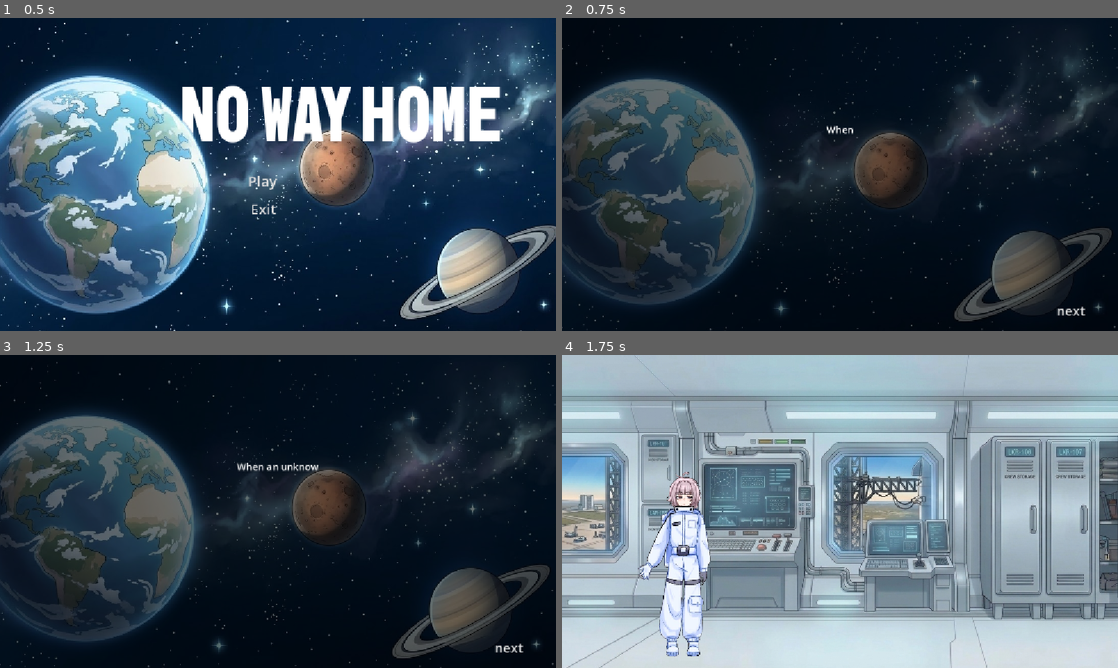
Above: before the commit, frames 1-4 (two rows, left to right).
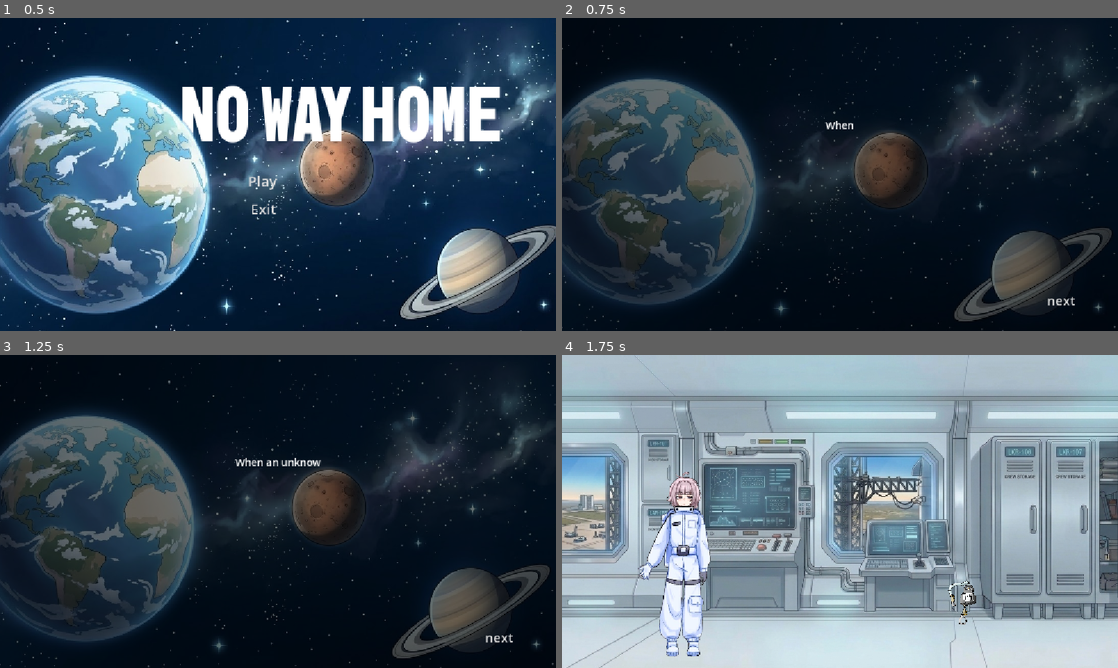
Above: after the commit, the same moments.

Repository: okspon/hakaton
Game: Godot game, scene res://tscn/main_menu.tscn
The game is run twice, just before and just after one commit, with the same random seed, the same clock (stepped at 60 frames per second) and the same inputs.
Inputs:
- Up to frame 1 (0.5 s): no input
- Up to frame 2 (0.75 s): click "Play" at 0.5 s
- Up to frame 3 (1.25 s): no input
- Up to frame 4 (1.75 s): click "next" at 1.25 s

Frame 1 is identical in both runs. In frame 2, 0.3% of the frame differs, in the area x 47-95%, y 32-96%; in frame 3, 0.5%, in the area x 42-95%, y 32-96%; in frame 4, 0.2%.

Commit message:
wwwww

Diff:
--- a/космом/code/game_scene_1.gd
+++ b/космом/code/game_scene_1.gd
@@ -1,26 +1,5 @@
 extends Node
 
-# Завантажуємо картинку відчиненої шафки (заміни назву файлу на свою з FileSystem)
-var open_locker_texture = preload("res://ю.png")
 
-# Список-інвентар, куди будуть складатися підібрані предмети
-var inventory = []
-var is_locker_open = false
-
-# Спрацьовує, коли ти натискаєш на шафку
-func _on_locker_button_pressed():
-	if not is_locker_open:
-		is_locker_open = true
-		# Міняємо картинку шафки на відчинену
-		$LockerButton.texture_normal = open_locker_texture
-		# Робимо предмет всередині видимим
-		$ItemButton.visible = true
-
-# Спрацьовує, коли ти натискаєш на предмет, що з'явився
-func _on_item_button_pressed():
-	# Додаємо предмет в інвентар
-	inventory.append("Ключ")
-	print("Предмет підібрано! В інвентарі зараз: ", inventory)
-
-	# Видаляємо предмет із шафки, бо ми його вже забрали
-	$ItemButton.queue_free()
+func _on_area_2d_input_event(viewport: Node, event: InputEvent, shape_idx: int) -> void:
+	pass # Replace with function body.
--- /dev/null
+++ b/космом/tscn/area_2d.gd
@@ -0,0 +1,7 @@
+extends Area2D
+
+
+func _on_input_event(viewport: Node, event: InputEvent, shape_idx: int) -> void:
+	if event is InputEventMouseButton:
+		if event.button_index == MOUSE_BUTTON_LEFT and event.pressed:
+			print("Предмет натиснуто!")
--- a/космом/tscn/game_scene_1.tscn
+++ b/космом/tscn/game_scene_1.tscn
@@ -4,6 +4,8 @@
 [ext_resource type="Texture2D" uid="uid://cksnojs532pws" path="res://Gemini_Generated_Image_nfjs6unfjs6unfjs.jpg" id="1_a34bk"]
 [ext_resource type="Script" uid="uid://dbjsef34kelyu" path="res://tscn/character_body_2d.gd" id="3_dsfoa"]
 [ext_resource type="Texture2D" uid="uid://by7lbvccoghmp" path="res://main_player/Untitled27_Restored_20261114145512-removebg-preview.png" id="4_ifdhf"]
+[ext_resource type="Texture2D" uid="uid://jifju3vowwfw" path="res://subject/TR.png" id="5_ifdhf"]
+[ext_resource type="Script" uid="uid://dvran4oxk3slo" path="res://tscn/area_2d.gd" id="5_v042m"]
 
 [sub_resource type="CapsuleShape2D" id="CapsuleShape2D_fg8lg"]
 radius = 101.61
@@ -14,6 +16,10 @@
 
 [sub_resource type="RectangleShape2D" id="RectangleShape2D_dsfoa"]
 size = Vector2(52, 817)
+
+[sub_resource type="CapsuleShape2D" id="CapsuleShape2D_a0unn"]
+radius = 44.0
+height = 119.59
 
 [node name="Game_scene1" type="Node2D" unique_id=1380227353]
 script = ExtResource("1_3pfi2")
@@ -50,3 +56,15 @@
 [node name="CollisionShape2D2" type="CollisionShape2D" parent="StaticBody2D" unique_id=1109850505]
 position = Vector2(21, 355)
 shape = SubResource("RectangleShape2D_dsfoa")
+
+[node name="Area2D" type="Area2D" parent="." unique_id=1989486101]
+script = ExtResource("5_v042m")
+
+[node name="Sprite2D" type="Sprite2D" parent="Area2D" unique_id=110344646]
+position = Vector2(834.75, 508.75)
+scale = Vector2(0.05395508, 0.049560547)
+texture = ExtResource("5_ifdhf")
+
+[node name="CollisionShape2D" type="CollisionShape2D" parent="Area2D" unique_id=298811403]
+position = Vector2(835, 505)
+shape = SubResource("CapsuleShape2D_a0unn")
--- a/космом/tscn/story.tscn
+++ b/космом/tscn/story.tscn
@@ -41,13 +41,13 @@
 anchor_top = 0.5
 anchor_right = 0.5
 anchor_bottom = 0.5
-offset_left = -514.0
-offset_top = -107.0
-offset_right = 514.0
-offset_bottom = 107.0
+offset_left = -564.0
+offset_top = -117.5
+offset_right = 564.0
+offset_bottom = 117.5
 grow_horizontal = 2
 grow_vertical = 2
-theme_override_font_sizes/font_size = 20
+theme_override_font_sizes/font_size = 21
 text = "When an unknown virus breaks loose at the colony on planet Q-5076c,
 the base residents are in dire need of supplies.
 You were chosen as the one in charge of delivering the cargo to those affected by the incident.
@@ -60,10 +60,10 @@
 
 [node name="next" type="Button" parent="." unique_id=1026355541]
 layout_mode = 0
-offset_left = 971.0
-offset_top = 583.0
-offset_right = 1137.0
-offset_bottom = 628.0
+offset_left = 951.0
+offset_top = 562.0
+offset_right = 1117.0
+offset_bottom = 607.0
 theme_override_font_sizes/font_size = 27
 theme_override_styles/normal = SubResource("StyleBoxEmpty_cpdt8")
 theme_override_styles/pressed = SubResource("StyleBoxEmpty_ra1sj")
Binary file removed: космом/1794645875819.jpg
Binary file removed: космом/1794661775519.png
Renamed: космом/O2(2).png -> космом/subject/O2(2).png
Not shown, changed: космом/subject/O2(2).png.import
Renamed: космом/O2.png -> космом/subject/O2.png
Not shown, changed: космом/subject/O2.png.import
Renamed: космом/TR.png -> космом/subject/TR.png
Not shown, added: космом/subject/TR.png.import
Renamed: космом/bookcase.png -> космом/subject/bookcase.png
Not shown, changed: космом/subject/bookcase.png.import
Renamed: космом/bookcase2.png -> космом/subject/bookcase2.png
Not shown, added: космом/subject/bookcase2.png.import
(and 11 more such lines)
